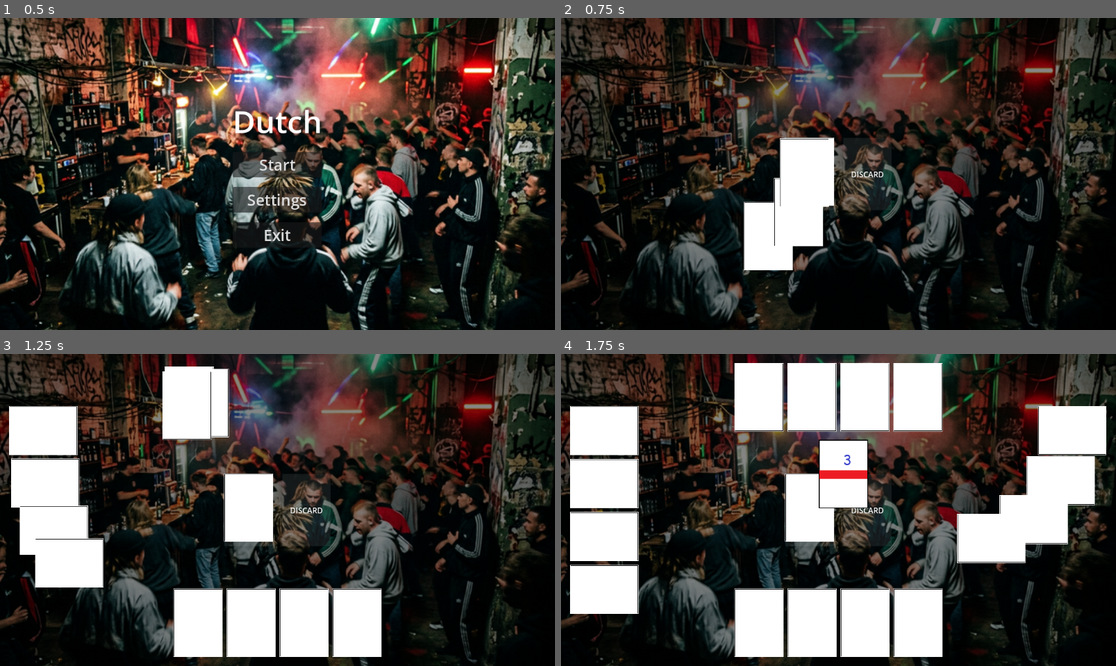
Above: before the commit, frames 1-4 (two rows, left to right).
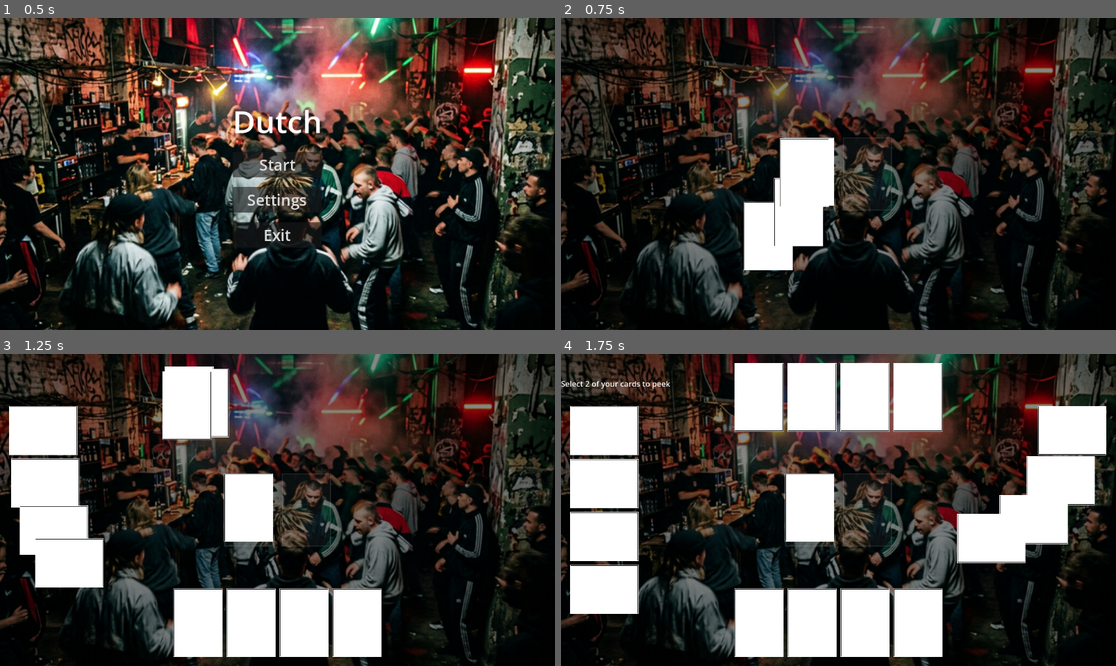
Above: after the commit, the same moments.

Repository: DinVin24/dutch
Game: Godot game, scene res://main_menu.tscn
Two runs of this game, one before a commit and one after it. Both use one fixed random seed, a clock stepped at 60 frames per second and the inputs below.
Inputs (mouse positions are in pixels of both pictures, inside the frame that each line leads up to):
- Up to frame 1 (0.5 s): no input
- Up to frame 2 (0.75 s): click "Start" at 0.5 s
- Up to frame 3 (1.25 s): no input
- Up to frame 4 (1.75 s): click (810, 510) at 1.25 s

Frame 1 is identical in both runs. In frame 2, 0.1% of the frame differs, in the area x 49-59%, y 38-62%; in frame 3, 0.1%; in frame 4, 2.0%, in the area x 0-59%, y 8-62%.

Commit message:
fix(rules): implement initial peek phase and correct deal logic
Dutch Rule Correction:\n- Removed initial discard flip at start of game.\n- Added INITIAL_PEEK state to GameManager.\n- Implemented interactive Peek Phase in GameBoard where player views 2 cards before starting.\n- Removed placeholder 'DECK'/'DISCARD' text in favor of subtle ghost-slots.

Diff:
--- a/game_board.gd
+++ b/game_board.gd
@@ -23,7 +23,7 @@
 	resized.connect(_on_resized)
 
 	# Connect deck interaction
-	var deck_button = $CenterTable/DeckArea/Placeholder/Interaction
+	var deck_button = $CenterTable/DeckArea/Slotbg/Interaction
 	if deck_button:
 		deck_button.pressed.connect(_on_deck_clicked)
 
@@ -63,6 +63,60 @@
 	match new_state:
 		GameManager.GameState.DEAL_CARDS:
 			_handle_initial_deal()
+		GameManager.GameState.INITIAL_PEEK:
+			_start_peek_phase()
+
+var cards_peeked = 0
+var max_peeks = 2
+
+func _start_peek_phase():
+	print("Game Board: Peek phase started. Please look at 2 cards.")
+	# For human player (index 0), we'll enable clicking to peek
+	# We can use a simple message on the HUD
+	var label = Label.new()
+	label.name = "PeekInstructions"
+	label.text = "Select 2 of your cards to peek"
+	label.horizontal_alignment = HORIZONTAL_ALIGNMENT_CENTER
+	$GameUI/MainHUD.add_child(label)
+	label.set_anchors_preset(Control.PRESET_CENTER_TOP)
+	label.position.y += 50
+
+	for card in player_hands[0]:
+		if not card.card_clicked.is_connected(_on_card_peek_clicked):
+			card.card_clicked.connect(_on_card_peek_clicked)
+
+func _on_card_peek_clicked(card_node, _card_data):
+	if GameManager.current_state != GameManager.GameState.INITIAL_PEEK:
+		return
+	if card_node in player_hands[0]:
+		if not card_node.data.is_face_up and cards_peeked < max_peeks:
+			card_node.flip()
+			cards_peeked += 1
+			if cards_peeked >= max_peeks:
+				_show_start_game_button()
+
+func _show_start_game_button():
+	var btn = Button.new()
+	btn.name = "StartGameBtn"
+	btn.text = "Start Game"
+	$GameUI/MainHUD.add_child(btn)
+	btn.set_anchors_preset(Control.PRESET_CENTER)
+	btn.pressed.connect(_on_start_game_pressed)
+
+func _on_start_game_pressed():
+	# Flip peeked cards back
+	for card in player_hands[0]:
+		if card.data.is_face_up:
+			card.flip()
+
+	# Cleanup UI
+	if $GameUI/MainHUD.has_node("PeekInstructions"):
+		$GameUI/MainHUD.get_node("PeekInstructions").queue_free()
+	if $GameUI/MainHUD.has_node("StartGameBtn"):
+		$GameUI/MainHUD.get_node("StartGameBtn").queue_free()
+
+	# Start the game
+	GameManager.change_state(GameManager.GameState.PLAYER_TURN)
 
 func _handle_initial_deal():
 	print("Game Board: Dealing responsive cards...")
@@ -104,21 +158,8 @@
 
 			await get_tree().create_timer(0.05).timeout
 
-	# Initial Discard
-	var first_discard = GameManager.deck_manager.draw_card()
-	if not first_discard.is_empty():
-		var discard_inst = card_scene.instantiate()
-		var discard_data = CardData.new(first_discard.rank, first_discard.suit)
-		discard_data.is_face_up = true
-		add_child(discard_inst)
-		discard_inst.setup(discard_data)
-
-		# Position at discard area
-		discard_inst.global_position = discard_area.global_position - card_pivot
-		GameManager.deck_manager.discard_card(first_discard)
-
-	print("Game Board: Deal complete.")
-	GameManager.change_state(GameManager.GameState.PLAYER_TURN)
+	print("Game Board: Deal complete. Transitioning to Peek phase.")
+	GameManager.change_state(GameManager.GameState.INITIAL_PEEK)
 
 func reposition_all_cards():
 	for p_idx in range(player_hands.size()):
--- a/game_board.tscn
+++ b/game_board.tscn
@@ -52,32 +52,27 @@
 custom_minimum_size = Vector2(100, 140)
 layout_mode = 2
 
-[node name="Placeholder" type="ColorRect" parent="CenterTable/DeckArea"]
+[node name="Slotbg" type="ColorRect" parent="CenterTable/DeckArea"]
 layout_mode = 1
 anchors_preset = 15
 anchor_right = 1.0
 anchor_bottom = 1.0
 grow_horizontal = 2
 grow_vertical = 2
-color = Color(1, 1, 1, 0.0784314)
+color = Color(1, 1, 1, 0.0392157)
 
-[node name="Label" type="Label" parent="CenterTable/DeckArea/Placeholder"]
+[node name="Border" type="ReferenceRect" parent="CenterTable/DeckArea/Slotbg"]
 layout_mode = 1
-anchors_preset = 8
-anchor_left = 0.5
-anchor_top = 0.5
-anchor_right = 0.5
-anchor_bottom = 0.5
-offset_left = -20.0
-offset_top = -11.5
-offset_right = 20.0
-offset_bottom = 11.5
+anchors_preset = 15
+anchor_right = 1.0
+anchor_bottom = 1.0
 grow_horizontal = 2
 grow_vertical = 2
-text = "DECK"
-horizontal_alignment = 1
+border_color = Color(1, 1, 1, 0.117647)
+border_width = 2.0
+editor_only = false
 
-[node name="Interaction" type="TextureButton" parent="CenterTable/DeckArea/Placeholder"]
+[node name="Interaction" type="TextureButton" parent="CenterTable/DeckArea/Slotbg"]
 layout_mode = 1
 anchors_preset = 15
 anchor_right = 1.0
@@ -90,32 +85,27 @@
 custom_minimum_size = Vector2(100, 140)
 layout_mode = 2
 
-[node name="Placeholder" type="ColorRect" parent="CenterTable/DiscardArea"]
+[node name="Slotbg" type="ColorRect" parent="CenterTable/DiscardArea"]
 layout_mode = 1
 anchors_preset = 15
 anchor_right = 1.0
 anchor_bottom = 1.0
 grow_horizontal = 2
 grow_vertical = 2
-color = Color(1, 1, 1, 0.0784314)
+color = Color(1, 1, 1, 0.0392157)
 
-[node name="Label" type="Label" parent="CenterTable/DiscardArea/Placeholder"]
+[node name="Border" type="ReferenceRect" parent="CenterTable/DiscardArea/Slotbg"]
 layout_mode = 1
-anchors_preset = 8
-anchor_left = 0.5
-anchor_top = 0.5
-anchor_right = 0.5
-anchor_bottom = 0.5
-offset_left = -31.5
-offset_top = -11.5
-offset_right = 31.5
-offset_bottom = 11.5
+anchors_preset = 15
+anchor_right = 1.0
+anchor_bottom = 1.0
 grow_horizontal = 2
 grow_vertical = 2
-text = "DISCARD"
-horizontal_alignment = 1
+border_color = Color(1, 1, 1, 0.117647)
+border_width = 2.0
+editor_only = false
 
-[node name="Interaction" type="TextureButton" parent="CenterTable/DiscardArea/Placeholder"]
+[node name="Interaction" type="TextureButton" parent="CenterTable/DiscardArea/Slotbg"]
 layout_mode = 1
 anchors_preset = 15
 anchor_right = 1.0
--- a/game_manager.gd
+++ b/game_manager.gd
@@ -4,6 +4,7 @@
 enum GameState {
 	INITIALIZING,
 	DEAL_CARDS,
+	INITIAL_PEEK,
 	PLAYER_TURN,
 	CPU_TURN,
 	CHECK_DUTCH,
